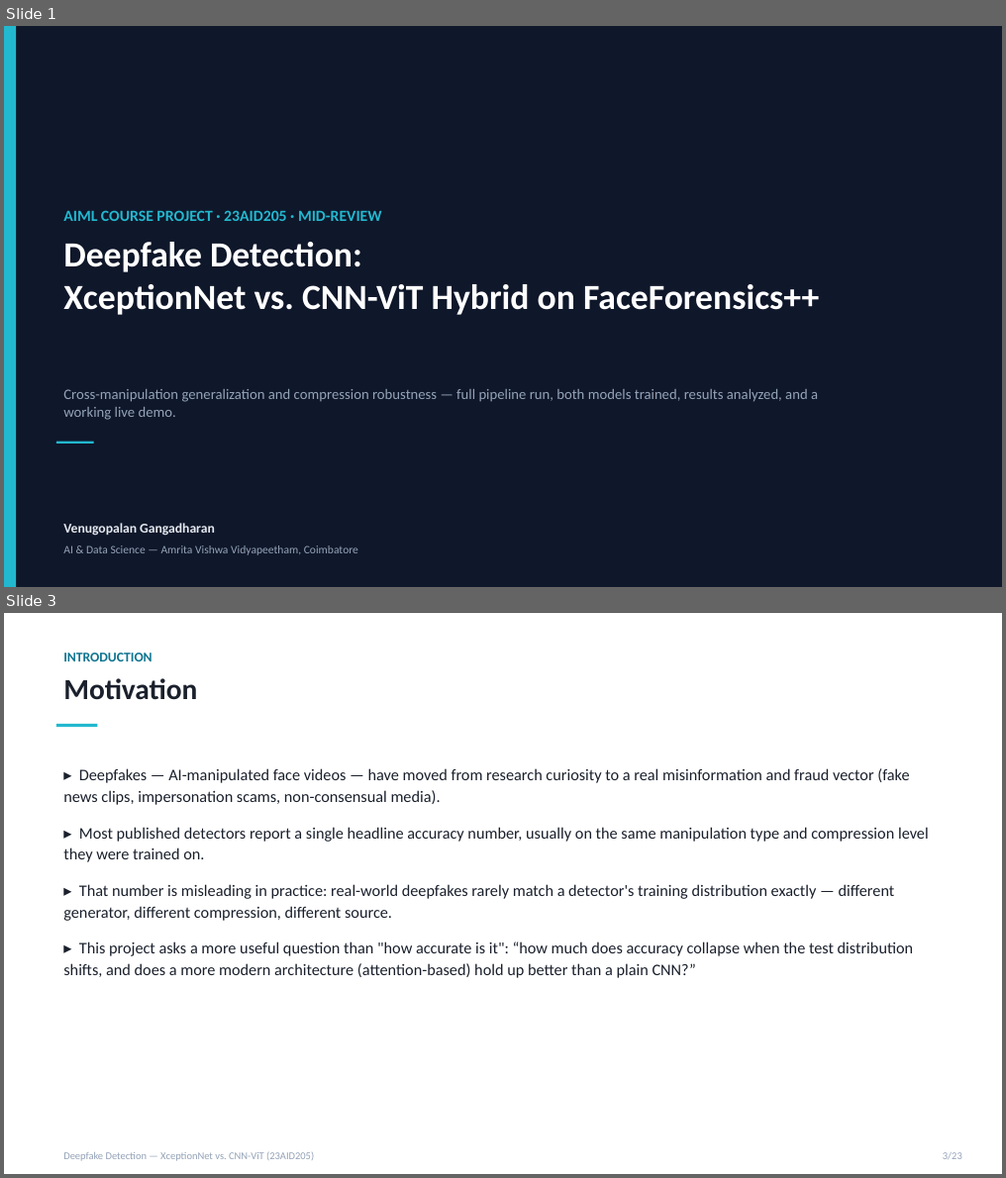
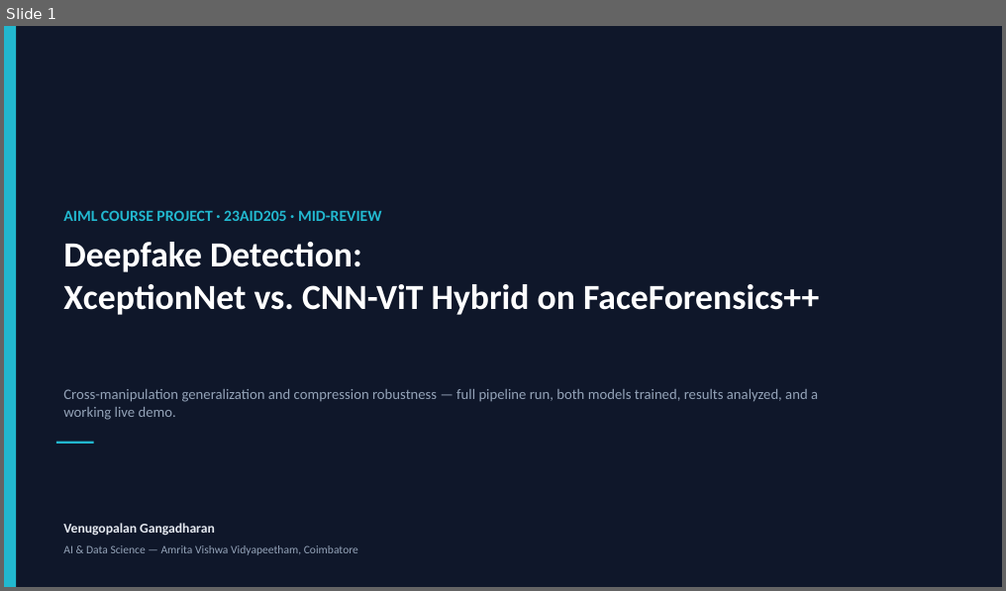
Before and after one commit to DUNE-ODYSSEY/deepfake-detection, a slide deck: docs/mid_review_update.pptx. Shown one above the other, each under a label of ours: slides 1 and 3 before the commit, slide 1 after it; the slides between them are not shown. The pictures are 1006x1178 and 1006x591 pixels, drawn with LibreOffice and Linux fonts; fonts in the diff are those of the drawing. Boxes give left, top, right and bottom in pixels: in the first picture for what was removed or moved away, otherwise in the second. Text is boxed around its words. In the diff, an @@ line names an element or a change of style, - is before the commit and + after.

```diff
--- a/docs/mid_review_update.pptx
+++ b/docs/mid_review_update.pptx
@@ slide 3 removed at <box>4,613,1002,1174</box>, background #FFFFFF @@
@@ text removed at <box>63,653,152,662</box> @@
-INTRODUCTION
@@ text removed at <box>63,678,197,700</box> @@
-Motivation
@@ rectangle removed at <box>56,724,98,727</box> @@
@@ text removed at <box>63,768,929,978</box> @@
-▸ Deepfakes — AI-manipulated face videos — have moved from research curiosity to a real misinformation and fraud vector (fake news clips, impersonation scams, non-consensual media).
-▸ Most published detectors report a single headline accuracy number, usually on the same manipulation type and compression level they were trained on.
-▸ That number is misleading in practice: real-world deepfakes rarely match a detector's training distribution exactly — different generator, different compression, different source.
-▸ This project asks a more useful question than "how accurate is it": “how much does accuracy collapse when the test distribution shifts, and does a more modern architecture (attention-based) hold up better than a plain CNN?”
@@ text removed at <box>63,1153,314,1161</box> @@
-Deepfake Detection — XceptionNet vs. CNN-ViT (23AID205)
@@ text removed at <box>943,1153,962,1159</box> @@
-3/23
```
Also in this commit, not shown: 9 slides changed, 1 slide added, 12 other slides removed, 1 other file.
